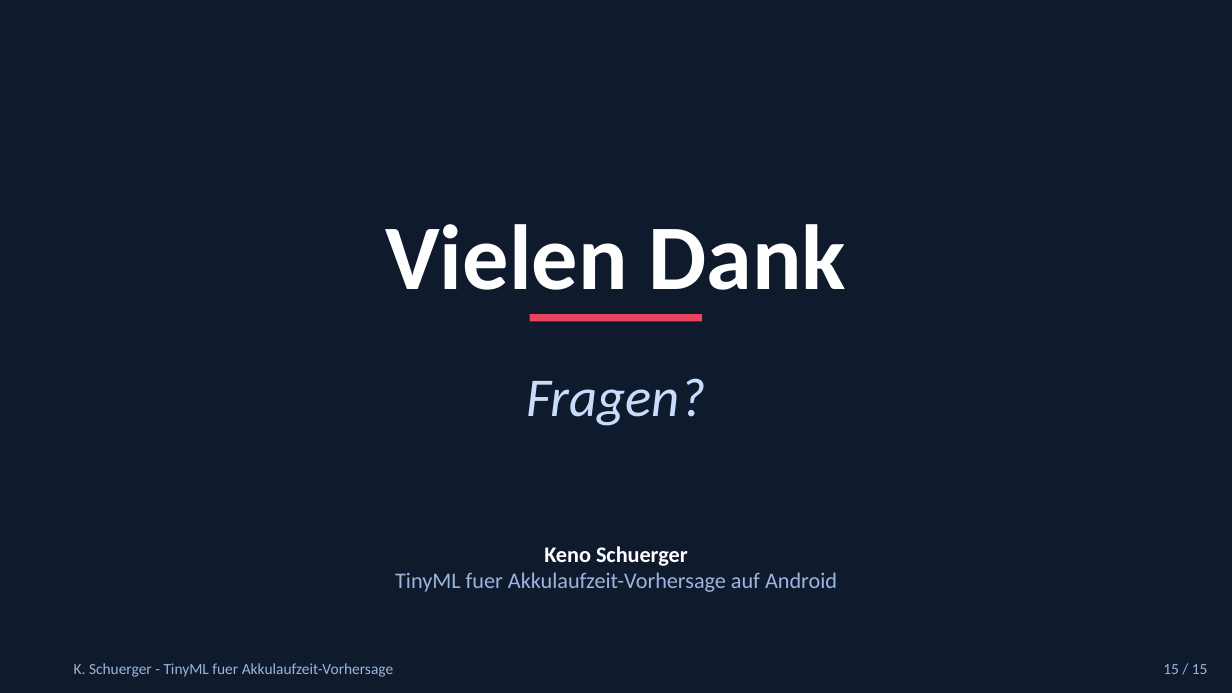
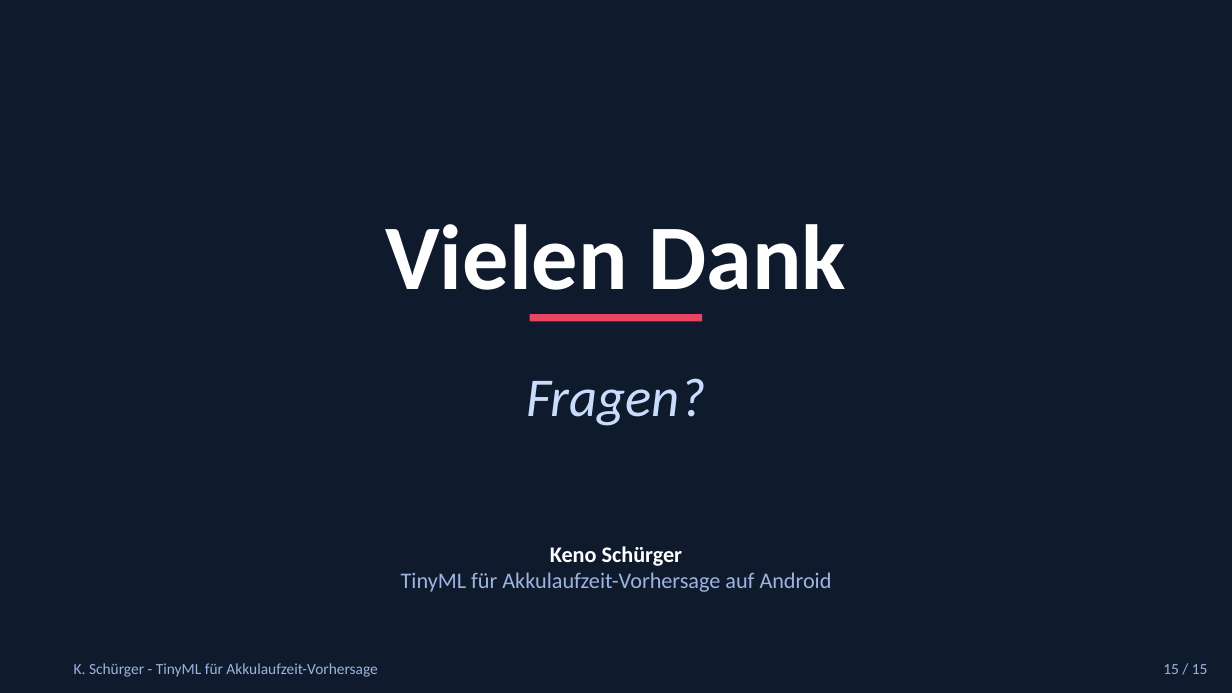
Before and after one commit to Keno-fsdf/HandyUsageRepo, a slide deck: slide 15 of paper/Paper_Verteidigung.pptx. Drawn at 1232x693 pixels with LibreOffice and Linux fonts; fonts in the diff are those of the drawing. Boxes give left, top, right and bottom in pixels: in the first picture for what was removed or moved away, otherwise in the second. Text is boxed around its words. In the diff, an @@ line names an element or a change of style, - is before the commit and + after.

```diff
--- a/paper/Paper_Verteidigung.pptx
+++ b/paper/Paper_Verteidigung.pptx
@@ text at [401,546,832,592]: text changed @@
-Keno Schuerger
-TinyML fuer Akkulaufzeit-Vorhersage auf Android
+Keno Schürger
+TinyML für Akkulaufzeit-Vorhersage auf Android
@@ text at [74,663,377,677]: text changed @@
-K. Schuerger - TinyML fuer Akkulaufzeit-Vorhersage
+K. Schürger - TinyML für Akkulaufzeit-Vorhersage
```
Also in this commit, not shown: 14 other slides changed, 1 other file.
